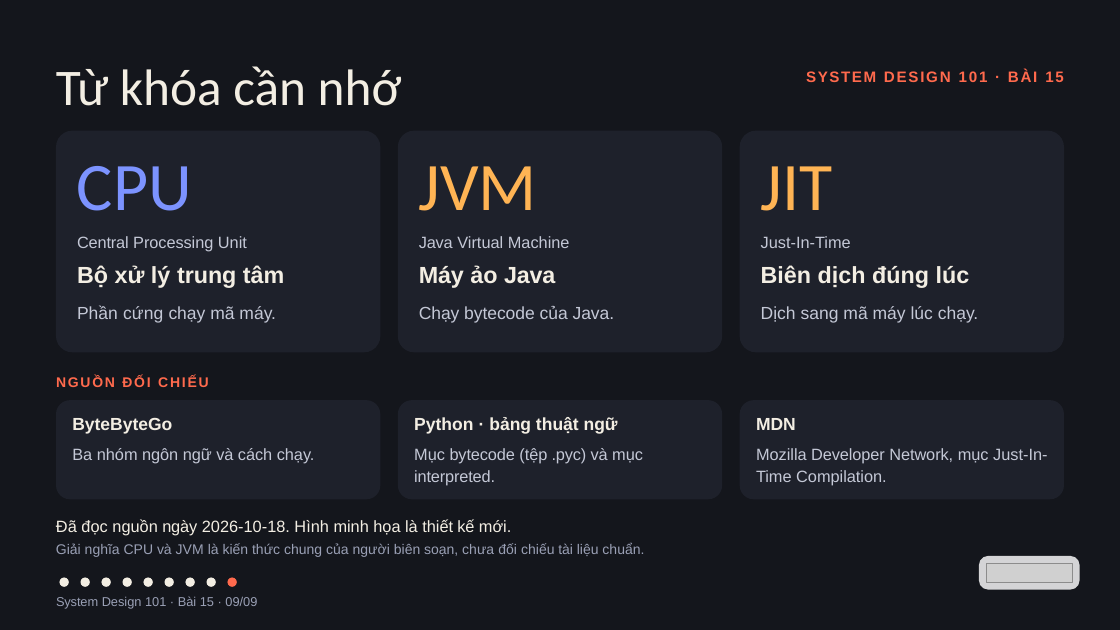
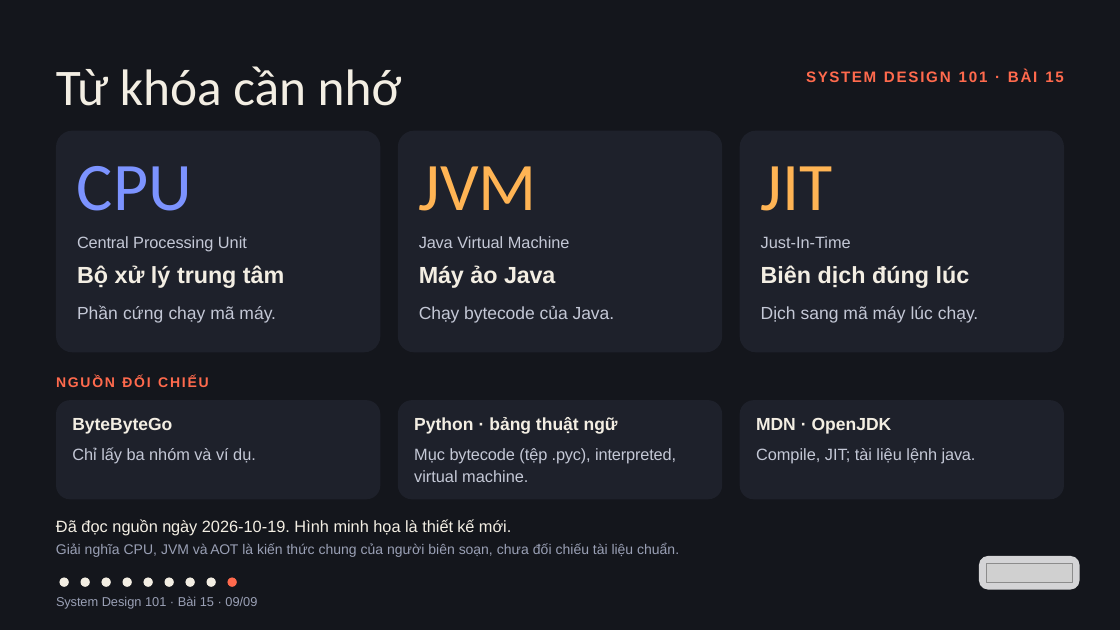
Before and after one commit to vohoailinh90/tool-marketing-studio, a slide deck: slide 9 of system-design-101/vi/lessons/sd-10-015/slides/sd-10-015.pptx. Drawn at 1120x630 pixels with LibreOffice and Linux fonts; fonts in the diff are those of the drawing; grey boxes stand for pictures. Boxes give left, top, right and bottom in pixels: in the first picture for what was removed or moved away, otherwise in the second. Text is boxed around its words. In the diff, an @@ line names an element or a change of style, - is before the commit and + after.

```diff
--- a/system-design-101/vi/lessons/sd-10-015/slides/sd-10-015.pptx
+++ b/system-design-101/vi/lessons/sd-10-015/slides/sd-10-015.pptx
@@ text at [756,418,892,434]: text changed @@
-MDN
+MDN · OpenJDK
@@ text at [72,447,256,464]: text changed @@
-Ba nhóm ngôn ngữ và cách chạy.
+Chỉ lấy ba nhóm và ví dụ.
@@ text at [414,448,676,482]: text changed @@
-Mục bytecode (tệp .pyc) và mục interpreted.
+Mục bytecode (tệp .pyc), interpreted, virtual machine.
@@ text at [756,448,976,464]: text changed @@
-Mozilla Developer Network, mục Just-In-Time Compilation.
+Compile, JIT; tài liệu lệnh java.
@@ text at [56,519,511,535]: text changed @@
-Đã đọc nguồn ngày 2026-10-18. Hình minh họa là thiết kế mới.
+Đã đọc nguồn ngày 2026-10-19. Hình minh họa là thiết kế mới.
@@ text at [56,543,679,557]: text changed @@
-Giải nghĩa CPU và JVM là kiến thức chung của người biên soạn, chưa đối chiếu tài liệu chuẩn.
+Giải nghĩa CPU, JVM và AOT là kiến thức chung của người biên soạn, chưa đối chiếu tài liệu chuẩn.
```
Also in this commit, not shown: 7 other slides changed, 4 other files.
